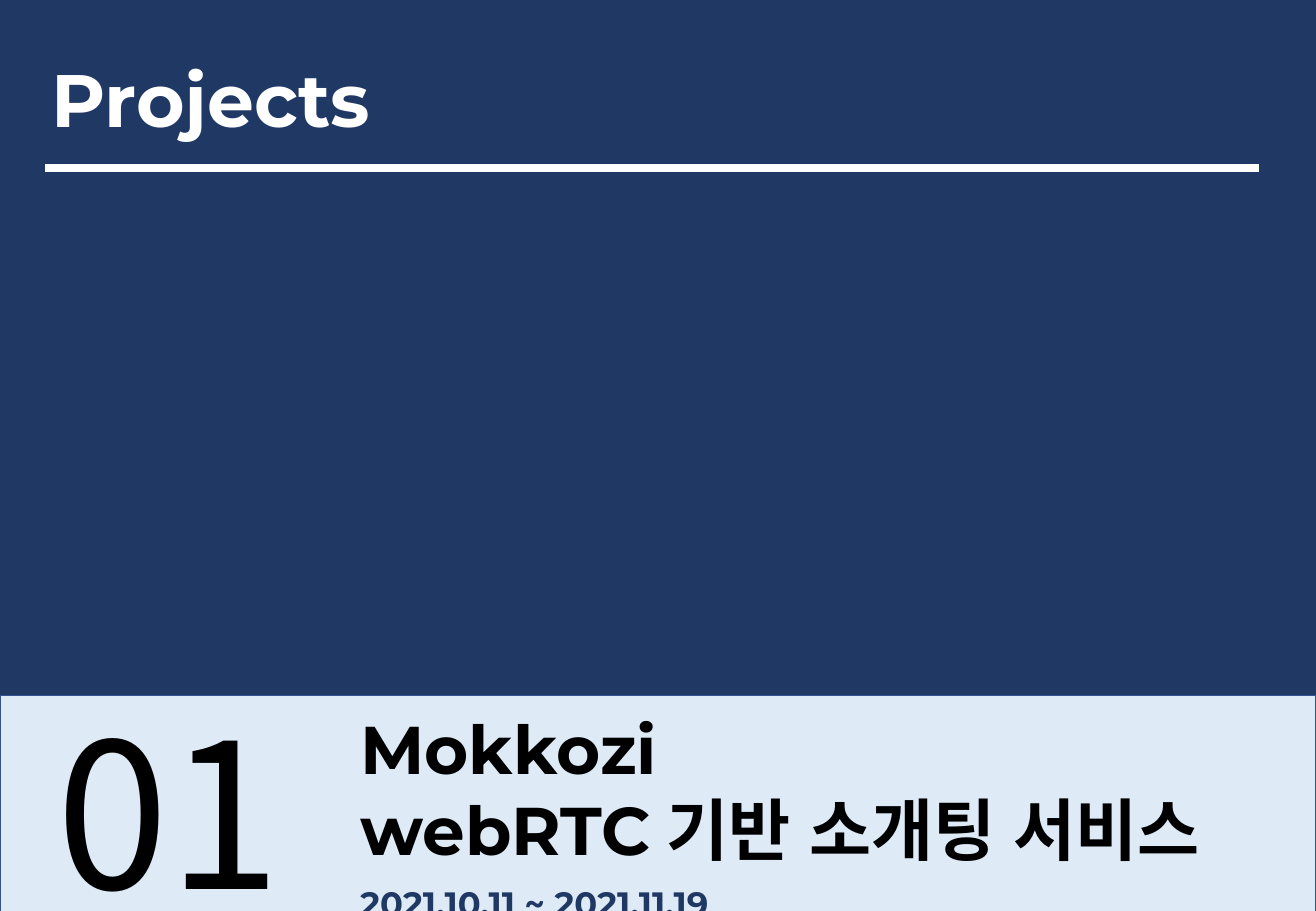
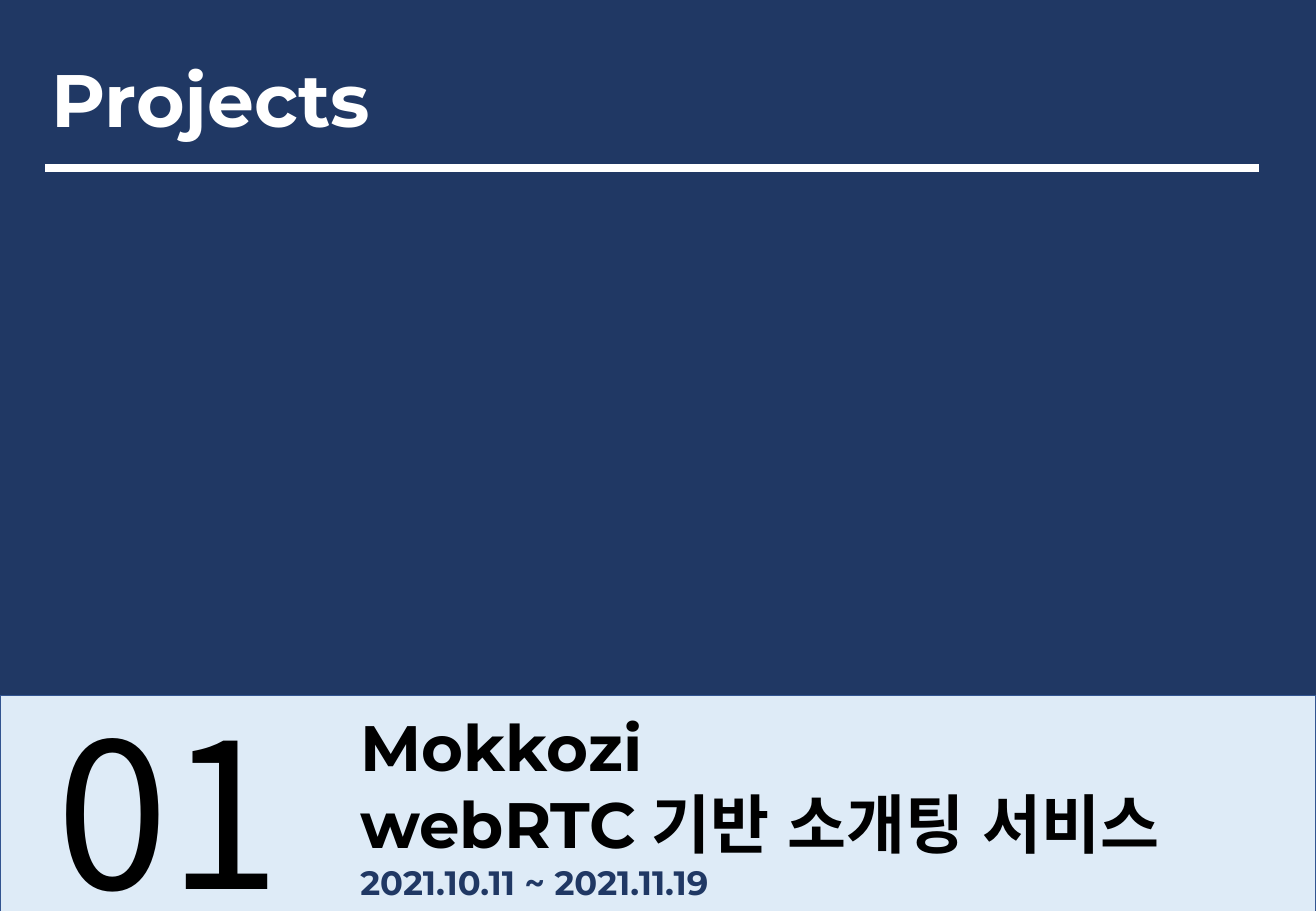
Before and after one commit to tofan0412/Algorithm, a slide deck: slide 2 of 취준/조웅현_프로젝트포트폴리오.pptx. Drawn at 1316x911 pixels with LibreOffice and Linux fonts; fonts in the diff are those of the drawing. Boxes give left, top, right and bottom in pixels: in the first picture for what was removed or moved away, otherwise in the second. Text is boxed around its words. In the diff, an @@ line names an element or a change of style, - is before the commit and + after.

```diff
--- a/취준/조웅현_프로젝트포트폴리오.pptx
+++ b/취준/조웅현_프로젝트포트폴리오.pptx
@@ text "Mokkozi webRTC 기반 소개팅 서비스" at <box>360,720,1159,854</box>: size 40 to 38 pt @@
@@ text "2021.10.11 ~ 2021.11.19" rewrapped from <box>349,877,1198,911</box> to <box>360,871,709,896</box> @@
```
Also in this commit, not shown: 16 other slides changed, 3 other files.
